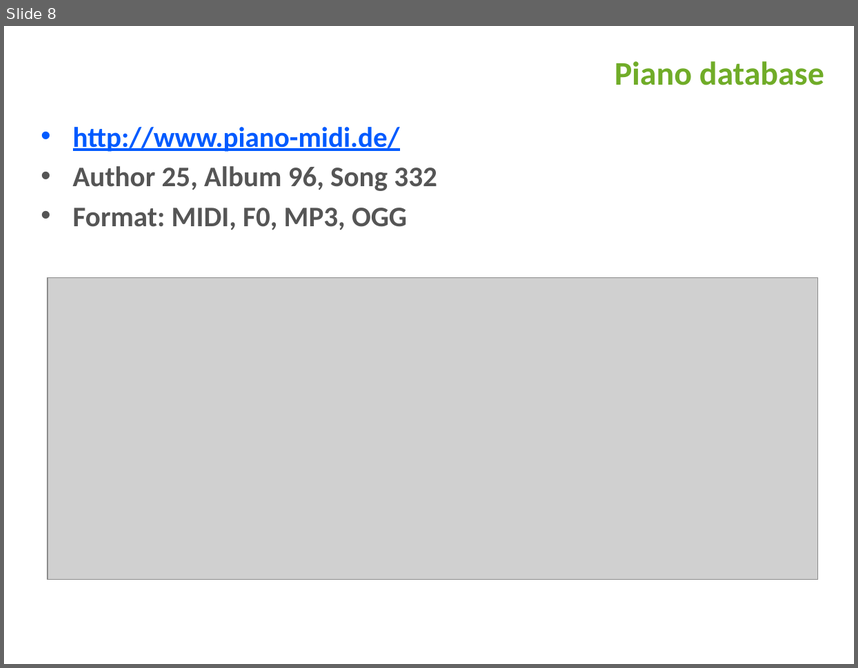
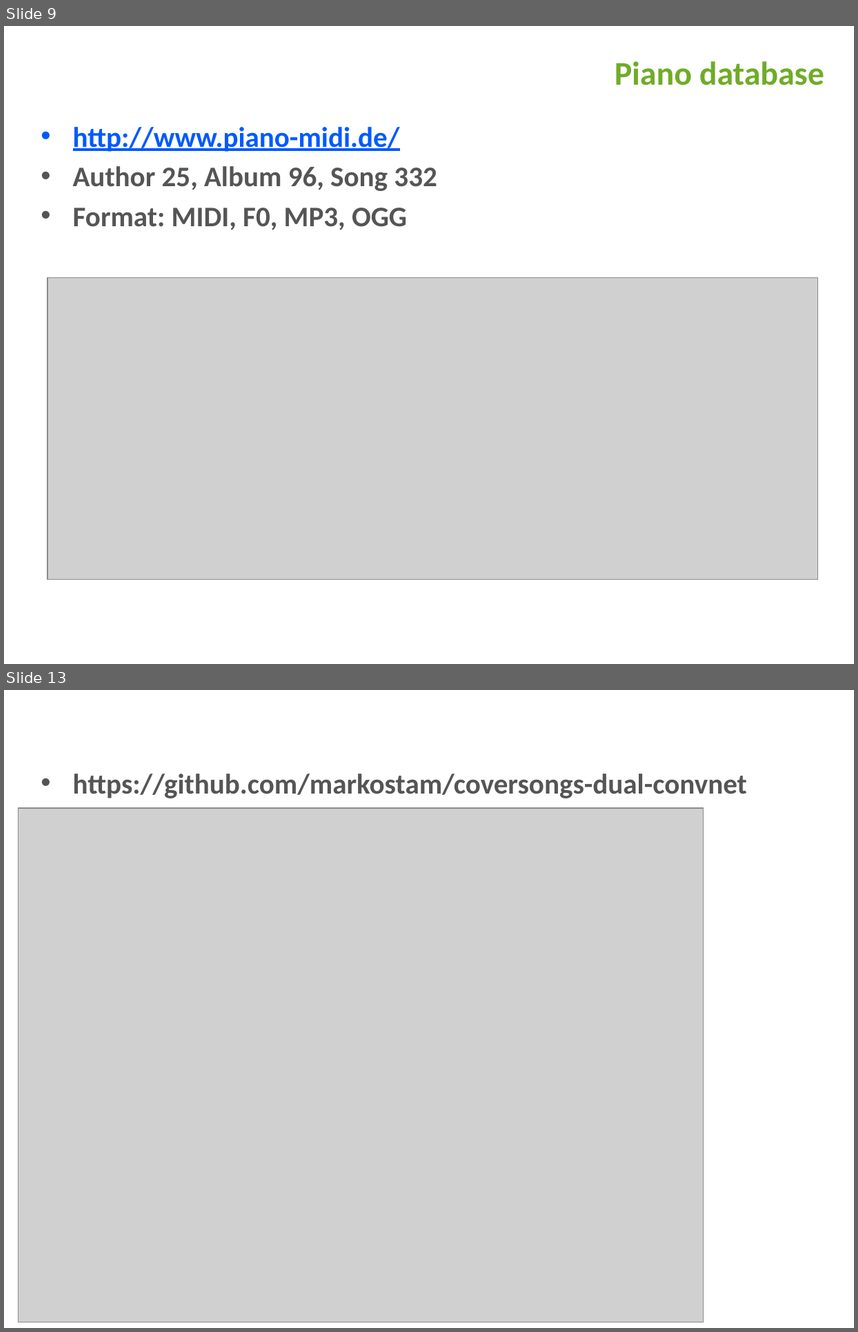
Before and after one commit to AlvinYC/ai_lab_piano, a slide deck: report/AILAB_W28.pptx. Shown one above the other, each under a label of ours: slide 8 before the commit, slides 9 and 13 after it; the slides between them are not shown. The pictures are 858x668 and 858x1332 pixels, drawn with LibreOffice and Linux fonts; fonts in the diff are those of the drawing; grey boxes stand for pictures; background and template pictures are left out. Boxes give left, top, right and bottom in pixels: in the first picture for what was removed or moved away, otherwise in the second. Text is boxed around its words. In the diff, an @@ line names an element or a change of style, - is before the commit and + after.

```diff
--- a/report/AILAB_W28.pptx
+++ b/report/AILAB_W28.pptx
@@ slide 13 added at box(4, 690, 854, 1328), background #FFFFFF @@
@@ text added at box(73, 773, 747, 798), 24 pt, text #555555, bold @@
+• https://github.com/markostam/coversongs-dual-convnet
@@ picture added at box(18, 808, 704, 1323) @@
@@ what was slide 8 is now slide 9 @@
```
Also in this commit, not shown: 5 other slides added, 1 slide removed, 3 other files.
